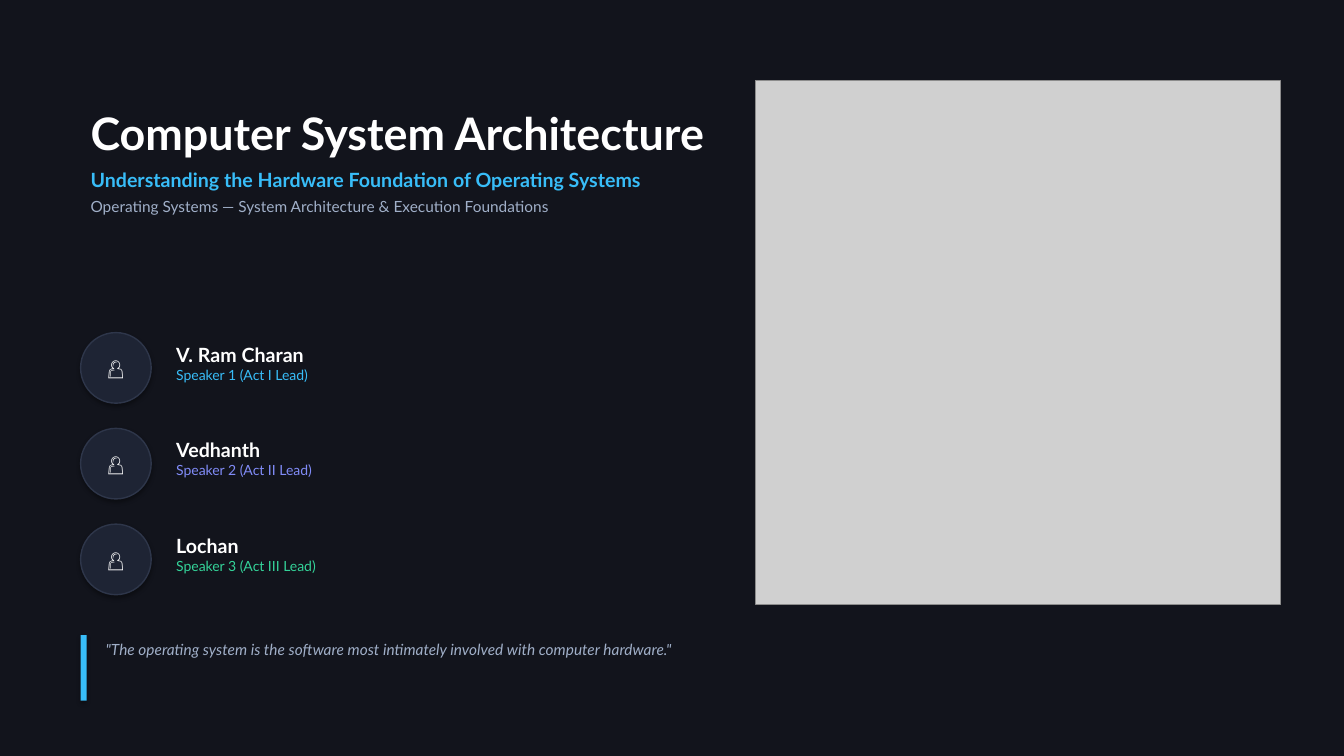
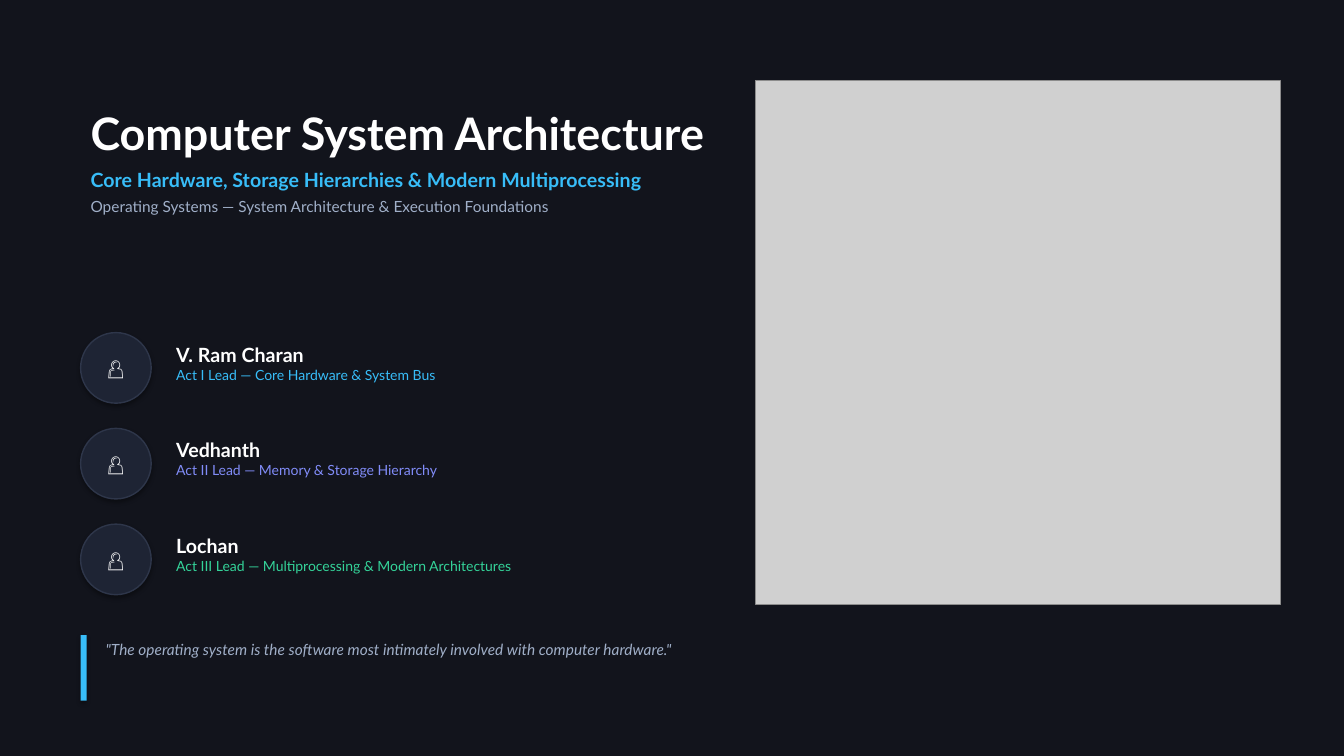
Before and after one commit to vangaramcharan2007-del/alfred, a slide deck: slide 1 of Computer_System_Architecture_Cinematic.pptx. Drawn at 1344x756 pixels with LibreOffice and Linux fonts; fonts in the diff are those of the drawing; grey boxes stand for pictures. Boxes give left, top, right and bottom in pixels: in the first picture for what was removed or moved away, otherwise in the second. Text is boxed around its words. In the diff, an @@ line names an element or a change of style, - is before the commit and + after.

```diff
--- a/Computer_System_Architecture_Cinematic.pptx
+++ b/Computer_System_Architecture_Cinematic.pptx
@@ text at (91,172,641,191): text changed @@
-Understanding the Hardware Foundation of Operating Systems
+Core Hardware, Storage Hierarchies & Modern Multiprocessing
@@ text at (176,369,436,383): text changed @@
-Speaker 1 (Act I Lead)
+Act I Lead — Core Hardware & System Bus
@@ text at (176,464,437,478): text changed @@
-Speaker 2 (Act II Lead)
+Act II Lead — Memory & Storage Hierarchy
@@ text at (176,560,511,574): text changed @@
-Speaker 3 (Act III Lead)
+Act III Lead — Multiprocessing & Modern Architectures
```
Also in this commit, not shown: 2 other slides changed, 12 slides added, 12 slides removed, 9 other files.
